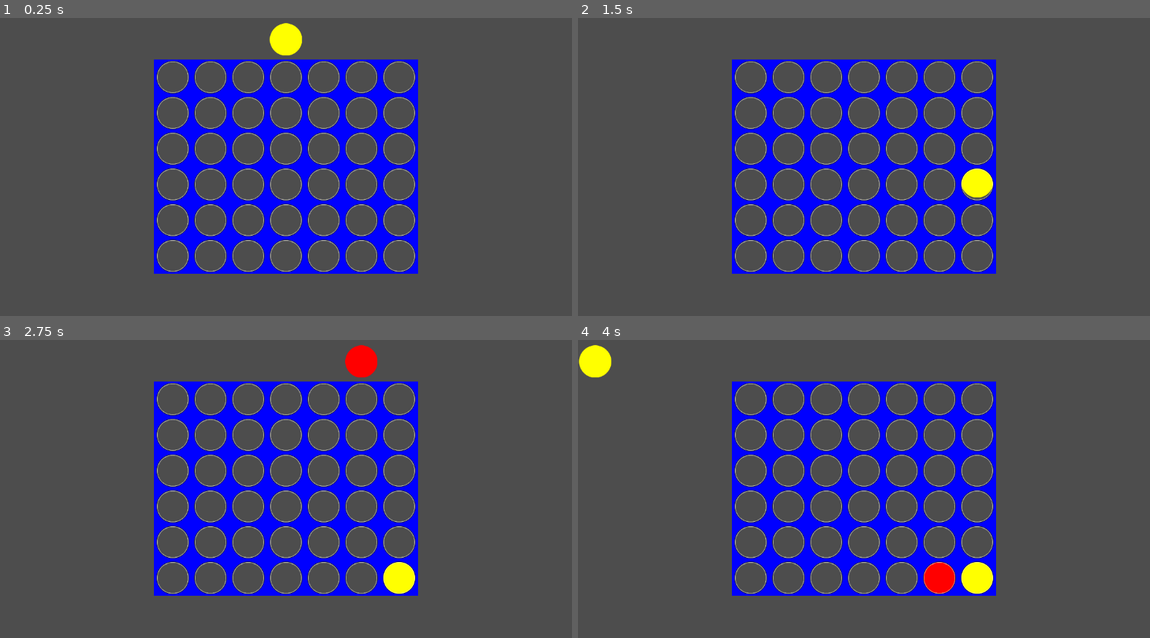
Above: before the commit, frames 1-4 (two rows, left to right).
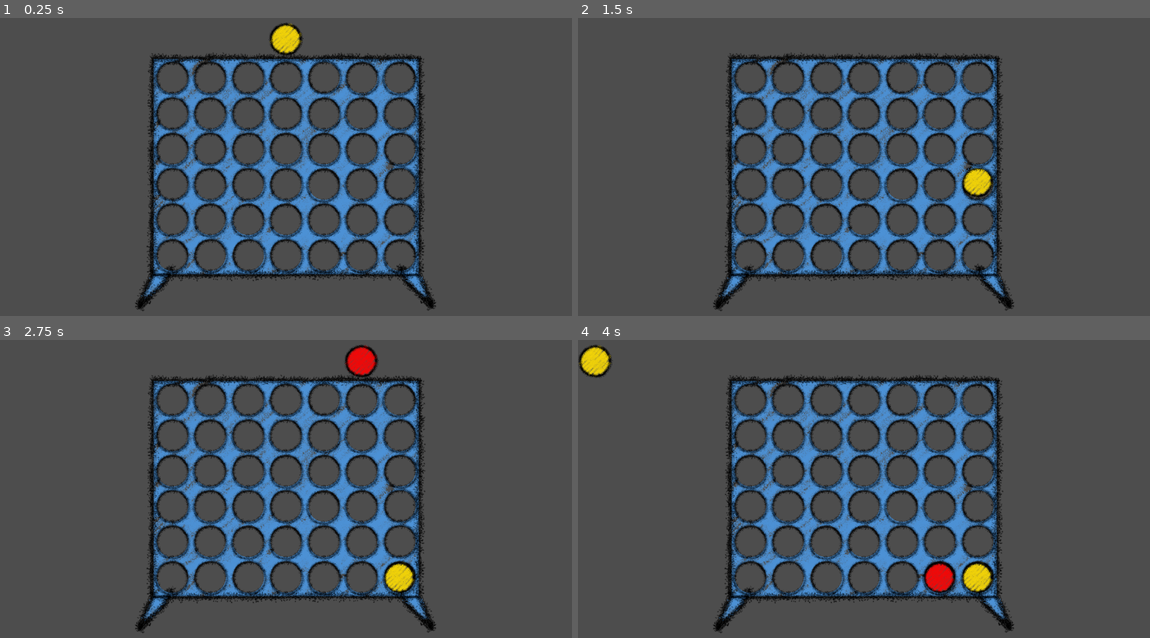
Above: after the commit, the same moments.

Repository: CarpetStudioStudio/vcgjspring2026
Game: Godot game, scene res://scenes/gameplay_area.tscn
The game is run twice, just before and just after one commit, with the same random seed, the same clock (stepped at 60 frames per second) and the same inputs. The engine's default icon, where the game draws it, is replaced by a stand-in: a white triangle on a blue panel in a dark square.
Inputs (mouse positions are in pixels of both pictures, inside the frame that each line leads up to):
- Up to frame 1 (0.25 s): no input
- Up to frame 2 (1.5 s): tap Enter at 0.5 s; move the mouse to (989, 149) at 0.52 s; press the mouse at (989, 149) at 0.53 s; move the mouse to (749, 181) at 1.27 s; release the mouse at (749, 181) at 1.28 s; click (749, 181) at 1.35 s
- Up to frame 3 (2.75 s): move the mouse to (343, 417) at 2.02 s; press the mouse at (343, 417) at 2.03 s
- Up to frame 4 (4 s): move the mouse to (835, 551) at 2.77 s; release the mouse at (835, 551) at 2.78 s; click (835, 551) at 2.85 s; move the mouse to (1035, 536) at 3.52 s; press the mouse at (1035, 536) at 3.53 s

The runs differ from the first frame. In frame 1, 21% of the frame differs, in the area x 23-77%, y 1-99%; in frame 2, 21%; in frame 3, 21%; in frame 4, 21%, in the area x 0-77%, y 1-99%.

Commit message:
Sprites & animations

Diff:
--- a/Piece/Piece.tscn
+++ b/Piece/Piece.tscn
@@ -3,7 +3,48 @@
 [ext_resource type="Texture2D" uid="uid://cltnp8fyy60pw" path="res://icon.svg" id="1_guwan"]
 [ext_resource type="Script" uid="uid://cmkqi43xfu7xt" path="res://Piece/piece.gd" id="2_1aca4"]
 
+[sub_resource type="Animation" id="Animation_1aca4"]
+length = 0.001
+tracks/0/type = "value"
+tracks/0/imported = false
+tracks/0/enabled = true
+tracks/0/path = NodePath(".:scale:x")
+tracks/0/interp = 1
+tracks/0/loop_wrap = true
+tracks/0/keys = {
+"times": PackedFloat32Array(0),
+"transitions": PackedFloat32Array(1),
+"update": 1,
+"values": [0.12]
+}
+
+[sub_resource type="Animation" id="Animation_5gpsf"]
+resource_name = "flip"
+length = 0.2
+step = 0.1
+tracks/0/type = "value"
+tracks/0/imported = false
+tracks/0/enabled = true
+tracks/0/path = NodePath(".:scale:x")
+tracks/0/interp = 2
+tracks/0/loop_wrap = true
+tracks/0/keys = {
+"times": PackedFloat32Array(0, 0.2),
+"transitions": PackedFloat32Array(1, 1),
+"update": 0,
+"values": [0.12, 0.0]
+}
+
+[sub_resource type="AnimationLibrary" id="AnimationLibrary_6dp0k"]
+_data = {
+&"RESET": SubResource("Animation_1aca4"),
+&"flip": SubResource("Animation_5gpsf")
+}
+
 [node name="Piece" type="Sprite2D" unique_id=818604889]
-scale = Vector2(0.65, 0.65)
+scale = Vector2(0.12, 0.12)
 texture = ExtResource("1_guwan")
 script = ExtResource("2_1aca4")
+
+[node name="AnimationPlayer" type="AnimationPlayer" parent="." unique_id=890711413]
+libraries/ = SubResource("AnimationLibrary_6dp0k")
--- a/Piece/piece.gd
+++ b/Piece/piece.gd
@@ -17,6 +17,8 @@
 	preload("res://Piece/piece_red.png"),
 	preload("res://Piece/piece_yellow.png")
 ]
+
+@onready var anim_player : AnimationPlayer = $AnimationPlayer
 
 static func swap_color(color : PColor) -> PColor:
 	match color:
@@ -40,7 +42,9 @@
 
 func trans(color : PColor) -> void:
 	assert(self.color != color, "cannot transition to self")
-
+	anim_player.play("flip")
+	await anim_player.animation_finished
 	self.color = color
-	await get_tree().create_timer(0.25).timeout
+	anim_player.play_backwards("flip")
+	await anim_player.animation_finished
 	finished_trans.emit()
--- a/board/board.gd
+++ b/board/board.gd
@@ -53,7 +53,8 @@
 				if i == 0 and k == 3:
 					continue
 				var line : Array[Piece] = get_line(x,y,i,j,k)
-				var did_it : bool = mutate_line(line)
+				var did_it : bool = await mutate_line(line)
+
 				if did_it:
 					break
 
@@ -95,11 +96,13 @@
 	if line_color.count(color) == line_color.size():
 		for i in range(1,line.size()-1):
 			line[i].trans(Piece.PColor.UNSET)
+			await line[i].get_tree().create_timer(0.1).timeout
 		return true
 
 	if line_color.count(color) == 2:
 		for i in range(1,line.size()-1):
 			line[i].trans(color)
+			await line[i].get_tree().create_timer(0.1).timeout
 		return true
 	return false
 
--- a/board/connect_four_tilemap.tscn
+++ b/board/connect_four_tilemap.tscn
@@ -2,12 +2,27 @@
 
 [ext_resource type="TileSet" uid="uid://dcfvyrrpierv2" path="res://board/new_tile_set.tres" id="1_4m2cl"]
 [ext_resource type="Script" uid="uid://0pg01sg6qo2p" path="res://scenes/connect_four_board.gd" id="1_kmst1"]
+[ext_resource type="Texture2D" uid="uid://psilwkg0c5w3" path="res://board/c_4_board_crayon.png" id="3_tf1vh"]
+[ext_resource type="Texture2D" uid="uid://50aqjby52sdn" path="res://board/c_4_board_crayon_backing.png" id="4_k7kiq"]
 
 [node name="ConnectFourBoard" type="Node2D" unique_id=1798673478]
 script = ExtResource("1_kmst1")
 
 [node name="TileMap" type="TileMapLayer" parent="." unique_id=985604939]
+visible = false
 z_index = 1
 position = Vector2(-266, -216)
 tile_map_data = PackedByteArray("AAAAAAAAAAABAAEAAAABAAAAAAABAAEAAAACAAAAAAABAAEAAAADAAAAAAABAAEAAAAEAAAAAAABAAEAAAAFAA …(592 unchanged characters)…
 tile_set = ExtResource("1_4m2cl")
+
+[node name="Sprite2D" type="Sprite2D" parent="." unique_id=1128078066]
+z_index = 1
+position = Vector2(0, 32.005)
+scale = Vector2(0.542, 0.545)
+texture = ExtResource("3_tf1vh")
+
+[node name="Sprite2D2" type="Sprite2D" parent="." unique_id=1061510185]
+z_index = -1
+position = Vector2(0, 31.775)
+scale = Vector2(0.542, 0.545)
+texture = ExtResource("4_k7kiq")
--- a/scenes/gameplay_area.tscn
+++ b/scenes/gameplay_area.tscn
@@ -26,5 +26,5 @@
 
 [node name="Dummy" type="Sprite2D" parent="." unique_id=2088462674]
 position = Vector2(0, -256.00003)
-scale = Vector2(0.65, 0.65)
+scale = Vector2(0.12, 0.12)
 texture = ExtResource("4_erxlv")
Binary file changed: Piece/piece_grey.png
Binary file changed: Piece/piece_red.png
Binary file changed: Piece/piece_yellow.png
Binary file added: board/c_4_board_crayon.png
Not shown, added: board/c_4_board_crayon.png.import
Binary file added: board/c_4_board_crayon_backing.png
Not shown, added: board/c_4_board_crayon_backing.png.import
